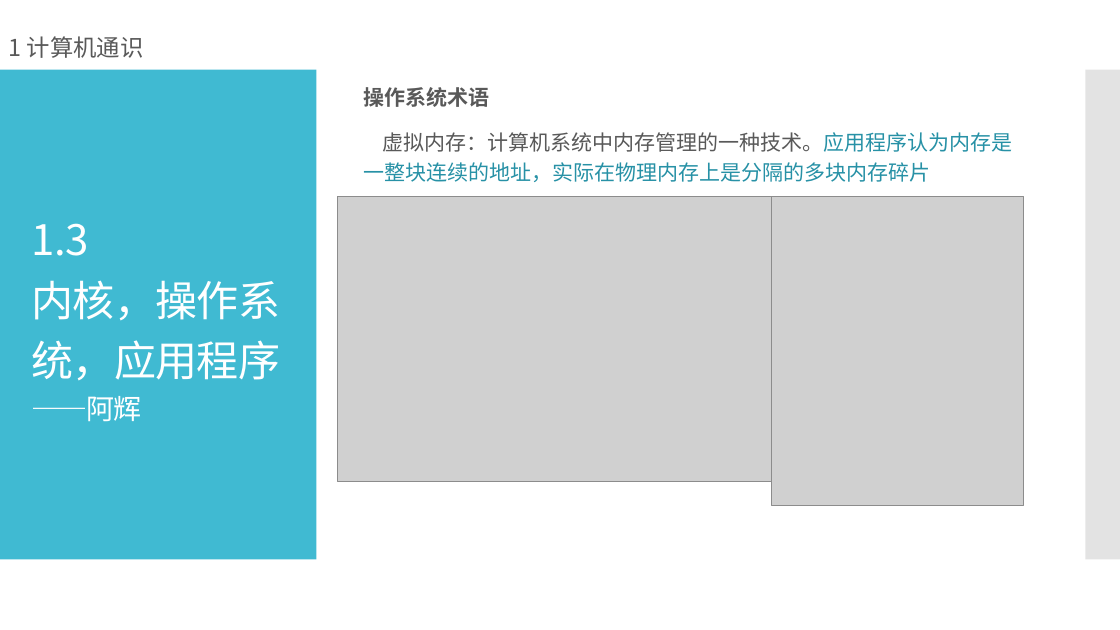
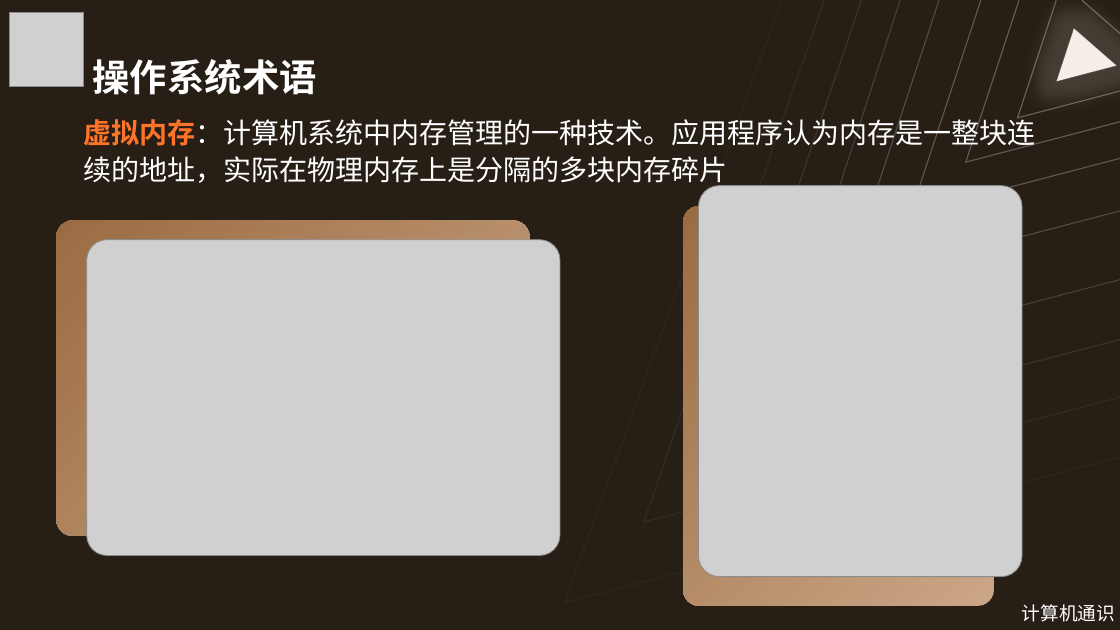
Before and after one commit to Wannerfi/CodingCourse, a slide deck: slide 25 of 1计算机通识.pptx (slide 15 before the commit). Drawn at 1120x630 pixels with LibreOffice and Linux fonts; fonts in the diff are those of the drawing; grey boxes stand for pictures. Boxes give left, top, right and bottom in pixels: in the first picture for what was removed or moved away, otherwise in the second. Text is boxed around its words. In the diff, an @@ line names an element or a change of style, - is before the commit and + after.

```diff
--- a/1计算机通识.pptx
+++ b/1计算机通识.pptx
@@ background #FFFFFF to #271E15 @@
@@ picture added at (x1=9, y1=13, x2=83, y2=87) @@
@@ freeform shape added at (x1=565, y1=0, x2=1120, y2=602), outline #FFFFFF 1 pt @@
@@ freeform shape added at (x1=644, y1=0, x2=1120, y2=522), outline #FFFFFF 1 pt @@
@@ freeform shape added at (x1=711, y1=0, x2=1120, y2=446), outline #FFFFFF 1 pt @@
@@ freeform shape added at (x1=781, y1=0, x2=1120, y2=368), outline #FFFFFF 1 pt @@
@@ freeform shape added at (x1=846, y1=0, x2=1120, y2=282), outline #FFFFFF 1 pt @@
@@ freeform shape added at (x1=911, y1=0, x2=1120, y2=213), outline #FFFFFF 1 pt @@
@@ freeform shape added at (x1=966, y1=0, x2=1120, y2=162), outline #FFFFFF 1 pt @@
@@ freeform shape added at (x1=1017, y1=0, x2=1120, y2=118), outline #FFFFFF 1 pt @@
@@ freeform shape added at (x1=1057, y1=29, x2=1117, y2=81), fill #F5EEE7, outline #FFFFFF 1 pt @@
@@ freeform shape added at (x1=1082, y1=0, x2=1120, y2=33), outline #FFFFFF 1 pt @@
@@ title added at (x1=93, y1=59, x2=317, y2=95), 32 pt, text #FFFFFF, bold @@
+操作系统术语
@@ rectangle removed at (x1=0, y1=70, x2=317, y2=560) @@
@@ text at (x1=364, y1=87, x2=490, y2=107): paragraph removed @@
-操作系统术语
@@ rectangle removed at (x1=1086, y1=70, x2=1120, y2=560) @@
@@ text "虚拟内存：计算机系统中内存管理的一种技术。应用程序认为内存是一整块连续的地址，实际在物理内存上是分隔的多块内存碎片" moved from (x1=364, y1=87, x2=1013, y2=182) to (x1=83, y1=115, x2=1035, y2=188) @@
@@ text "虚拟内存：计算机系统中内存管理的一种技术。应用程序认为内存是一整块连续的地址，实际在物理内存上是分隔的多块内存碎片" at (x1=83, y1=115, x2=1035, y2=188): size 18 to 24 pt; text colour #595959 to #FF7429, text colour #595959 to #FFFFFF, text colour #2791A6 to #FFFFFF, bold on in "虚拟内存：计算机系统中内存管理的一种技术。应用程序认为内存是一整块连续的地址，实际在物理内存上是分隔的多块内存碎片"; line spacing 1.2 to 1.1; less space between paragraphs; vertical alignment middle to bottom @@
@@ rounded rectangle added at (x1=683, y1=206, x2=994, y2=606), fill gradient #CBA686 to #9B6C43 @@
@@ picture resized from (x1=772, y1=196, x2=1024, y2=505) to (x1=699, y1=186, x2=1023, y2=576) @@
@@ title removed at (x1=32, y1=223, x2=280, y2=422) @@
-1.3
-内核，操作系统，应用程序
-——阿辉
@@ rounded rectangle added at (x1=56, y1=220, x2=529, y2=536), fill gradient #CBA686 to #9B6C43 @@
@@ picture resized from (x1=338, y1=196, x2=772, y2=481) to (x1=87, y1=239, x2=560, y2=555) @@
@@ text "计算机通识" at (x1=1022, y1=604, x2=1115, y2=622): vertical alignment middle to top @@
@@ text at (x1=1022, y1=604, x2=1115, y2=622): text changed; size 20 to 16 pt; text colour #595959 to #FFFFFF @@
-1 计算机通识
+计算机通识
```
Also in this commit, not shown: 13 other slides changed, 12 slides added, 3 slides removed, 1 other file.
